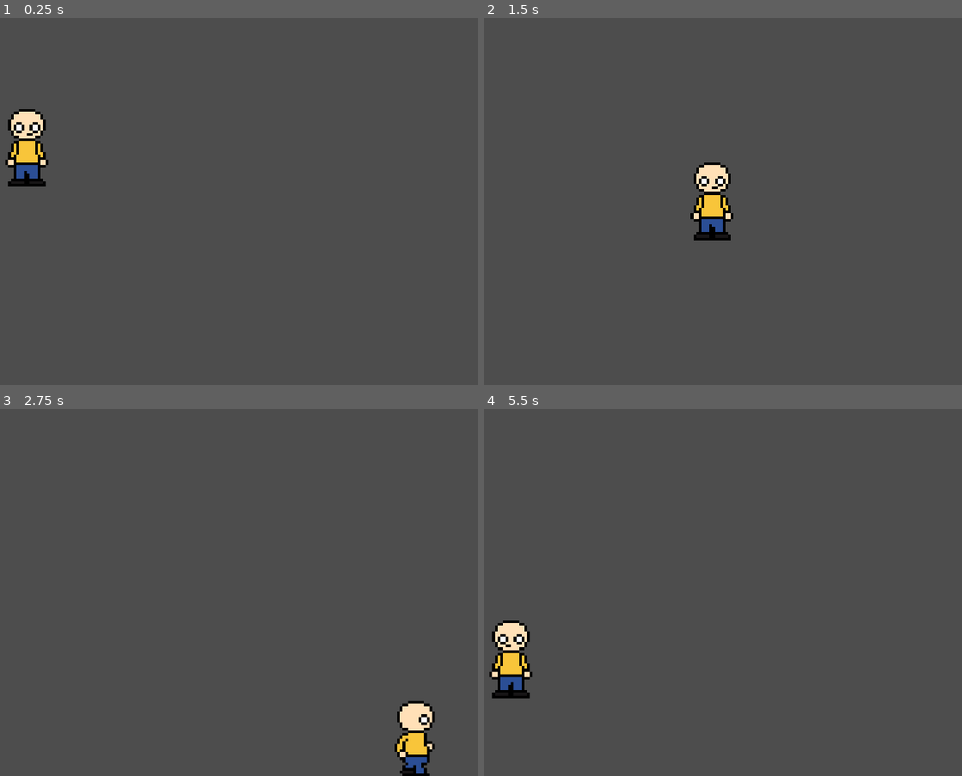
Above: before the commit, frames 1-4 (two rows, left to right).
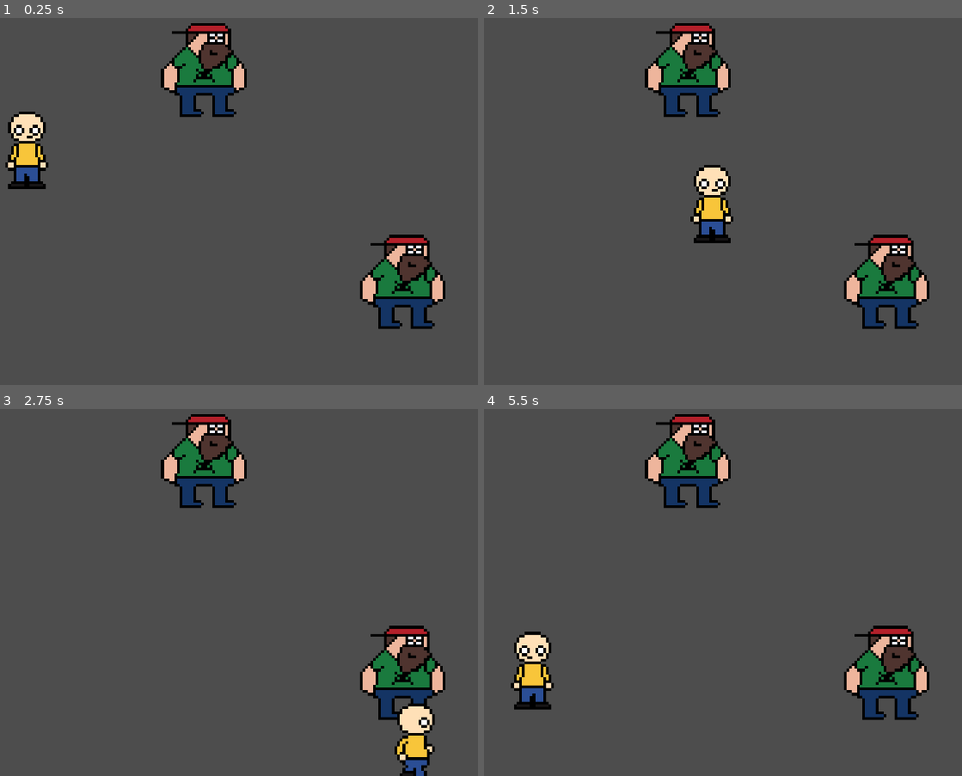
Above: after the commit, the same moments.

Repository: memoloop/ld58
Game: Godot game, scene res://scenes/game/game.tscn
Same seed, same stepped clock (60 frames per second), same inputs: the game is played once before the commit and once after it.
Inputs:
- Up to frame 1 (0.25 s): no input
- Up to frame 2 (1.5 s): tap Enter at 0.5 s; hold D (walk_right) 0.53-1.28 s; hold S (walk_down) from 1.28 s (still down)
- Up to frame 3 (2.75 s): release S (walk_down) at 2.03 s; hold D (walk_right) from 2.03 s (still down)
- Up to frame 4 (5.5 s): release D (walk_right) at 2.78 s; hold W (walk_up) 2.78-3.53 s; hold A (walk_left) 3.53-5.03 s; hold S (walk_down) from 5.03 s (still down)

The runs differ from the first frame. In frame 1, 6.9% of the frame differs, in the area x 1-94%, y 1-85%; in frame 2, 6.9%; in frame 3, 6.6%; in frame 4, 8.6%.

Commit message:
Added collector and fix player direction

Diff:
--- /dev/null
+++ b/scenes/characters/collector/collector.gd
@@ -0,0 +1,29 @@
+extends CharacterBody2D
+class_name Collector
+
+var is_enlisted: bool = false
+var direction: Vector2 = Vector2.ZERO
+var speed: float = 80.0
+var player_position: Vector2 = Vector2.ZERO
+
+@onready var animated_sprite: AnimatedSprite2D = $AnimatedSprite2D
+
+func _physics_process(_delta):
+    if is_enlisted:
+        process_when_enlisted()
+    else:
+        direction = Vector2.ZERO
+
+    # Animation
+    animated_sprite.flip_h = direction.x < 0
+    if direction.x != 0: animated_sprite.play("walk")
+    else: animated_sprite.play("idle")
+
+func process_when_enlisted():
+    # Follow the player by his direction
+    direction = (player_position - position).normalized()
+
+    # Apply velocity
+    velocity.x = direction.x * speed
+    velocity.y = direction.y * speed
+    move_and_slide()
--- /dev/null
+++ b/scenes/characters/collector/collector.tscn
@@ -0,0 +1,68 @@
+[gd_scene load_steps=10 format=3 uid="uid://cimd17tjghgl0"]
+
+[ext_resource type="Script" uid="uid://ba7fletl7c8b1" path="res://scenes/characters/collector/collector.gd" id="1_6gguv"]
+[ext_resource type="Texture2D" uid="uid://bdrubj6b6avma" path="res://assets/imgs/collector1.png" id="1_m6o3a"]
+
+[sub_resource type="AtlasTexture" id="AtlasTexture_6gguv"]
+atlas = ExtResource("1_m6o3a")
+region = Rect2(0, 0, 48, 48)
+
+[sub_resource type="AtlasTexture" id="AtlasTexture_13dae"]
+atlas = ExtResource("1_m6o3a")
+region = Rect2(0, 0, 48, 48)
+
+[sub_resource type="AtlasTexture" id="AtlasTexture_bpxub"]
+atlas = ExtResource("1_m6o3a")
+region = Rect2(48, 0, 48, 48)
+
+[sub_resource type="AtlasTexture" id="AtlasTexture_mpf07"]
+atlas = ExtResource("1_m6o3a")
+region = Rect2(96, 0, 48, 48)
+
+[sub_resource type="AtlasTexture" id="AtlasTexture_0n0d2"]
+atlas = ExtResource("1_m6o3a")
+region = Rect2(144, 0, 48, 48)
+
+[sub_resource type="SpriteFrames" id="SpriteFrames_qij2n"]
+animations = [{
+"frames": [{
+"duration": 1.0,
+"texture": SubResource("AtlasTexture_6gguv")
+}],
+"loop": true,
+"name": &"idle",
+"speed": 5.0
+}, {
+"frames": [{
+"duration": 1.0,
+"texture": SubResource("AtlasTexture_13dae")
+}, {
+"duration": 1.0,
+"texture": SubResource("AtlasTexture_bpxub")
+}, {
+"duration": 1.0,
+"texture": SubResource("AtlasTexture_mpf07")
+}, {
+"duration": 1.0,
+"texture": SubResource("AtlasTexture_0n0d2")
+}],
+"loop": true,
+"name": &"walk",
+"speed": 5.0
+}]
+
+[sub_resource type="CircleShape2D" id="CircleShape2D_m6o3a"]
+
+[node name="Collector" type="CharacterBody2D"]
+motion_mode = 1
+script = ExtResource("1_6gguv")
+
+[node name="AnimatedSprite2D" type="AnimatedSprite2D" parent="."]
+position = Vector2(1, -23)
+sprite_frames = SubResource("SpriteFrames_qij2n")
+animation = &"idle"
+autoplay = "idle"
+
+[node name="CollisionShape2D" type="CollisionShape2D" parent="."]
+position = Vector2(0, -10)
+shape = SubResource("CircleShape2D_m6o3a")
--- a/scenes/characters/player/player.gd
+++ b/scenes/characters/player/player.gd
@@ -3,30 +3,69 @@
 var speed: float = 100.0
 var direction: Vector2 = Vector2.ZERO
 var last_direction: String = "down"
+var animation_direction: String = "down"
+var animation_name: String = "idle"
+var collector_list: Array[Collector] = []
 
 @onready var animated_sprite: AnimatedSprite2D = $AnimatedSprite2D
+@onready var ray_cast: RayCast2D = $RayCast2D
 
 func _physics_process(_delta):
-    # Movement
-    direction.x = Input.get_axis("walk_left", "walk_right")
-    direction.y = Input.get_axis("walk_up", "walk_down")
+	# Movement
+	direction.x = Input.get_axis("walk_left", "walk_right")
+	direction.y = Input.get_axis("walk_up", "walk_down")
 
-    # Apply velocity
-    velocity.x = direction.x * speed
-    velocity.y = direction.y * speed
-    move_and_slide()
+	# Apply velocity
+	velocity.x = direction.x * speed
+	velocity.y = direction.y * speed
+	move_and_slide()
 
-    # Animation
-    if direction != Vector2.ZERO:
-        animated_sprite.play("walk_" + get_direction_as_string())
-    else:
-        animated_sprite.play("idle_" + get_direction_as_string())
+	get_direction_as_string()
+	set_raycast_direction()
+	get_raycast_collision()
+	give_position_to_collectors()
 
-func get_direction_as_string() -> String:
-    if direction.x != 0:
-        last_direction = "side"
-        if direction.x > 0: animated_sprite.flip_h = false
-        if direction.x < 0: animated_sprite.flip_h = true
-    elif direction.y > 0: last_direction = "down"
-    elif direction.y < 0: last_direction = "up"
-    return last_direction
+	# Animation
+	match last_direction:
+			"right":
+				animation_direction = "side"
+				animated_sprite.flip_h = false
+			"left":
+				animation_direction = "side"
+				animated_sprite.flip_h = true
+			"down": animation_direction = "down"
+			"up": animation_direction = "up"
+	if direction != Vector2.ZERO: animation_name = "walk"
+	else: animation_name = "idle"
+	animated_sprite.play(animation_name + "_" + animation_direction)
+
+func get_direction_as_string():
+	if direction.x > 0: last_direction = "right"
+	elif direction.x < 0: last_direction = "left"
+	elif direction.y > 0: last_direction = "down"
+	elif direction.y < 0: last_direction = "up"
+
+func set_raycast_direction():
+	match last_direction:
+		"down":
+			ray_cast.target_position = Vector2(0, 10)
+		"up":
+			ray_cast.target_position = Vector2(0, -10)
+		"left":
+			ray_cast.target_position = Vector2(-10, 0)
+		"right":
+			ray_cast.target_position = Vector2(10, 0)
+
+func get_raycast_collision():
+	if ray_cast.is_colliding():
+		var collider = ray_cast.get_collider()
+		if collider is Collector:
+			collider.is_enlisted = true
+			collider.collision_layer = 2
+			collider.collision_mask = 2
+			collider.z_index = -1
+			collector_list.append(collider)
+
+func give_position_to_collectors():
+	for collector in collector_list:
+		collector.player_position = global_position
--- a/scenes/characters/player/player.tscn
+++ b/scenes/characters/player/player.tscn
@@ -149,11 +149,15 @@
 script = ExtResource("1_t61fv")
 
 [node name="AnimatedSprite2D" type="AnimatedSprite2D" parent="."]
-position = Vector2(0, -16)
+position = Vector2(0, -15)
 sprite_frames = SubResource("SpriteFrames_4kqyw")
-animation = &"idle_down"
+animation = &"idle_side"
 autoplay = "idle_down"
 
 [node name="CollisionShape2D" type="CollisionShape2D" parent="."]
-position = Vector2(0, -8)
+position = Vector2(0, -7)
 shape = SubResource("CircleShape2D_7uws0")
+
+[node name="RayCast2D" type="RayCast2D" parent="."]
+position = Vector2(0, -7)
+target_position = Vector2(0, 10)
--- a/scenes/game/game.tscn
+++ b/scenes/game/game.tscn
@@ -1,8 +1,18 @@
-[gd_scene load_steps=2 format=3 uid="uid://eq6huhdqjsps"]
+[gd_scene load_steps=3 format=3 uid="uid://eq6huhdqjsps"]
 
 [ext_resource type="PackedScene" uid="uid://4wwlc7kam4xp" path="res://scenes/characters/player/player.tscn" id="1_sul5r"]
+[ext_resource type="PackedScene" uid="uid://cimd17tjghgl0" path="res://scenes/characters/collector/collector.tscn" id="2_7h61r"]
 
 [node name="Game" type="Node"]
 
-[node name="Player" parent="." instance=ExtResource("1_sul5r")]
+[node name="YSort" type="Node2D" parent="."]
+y_sort_enabled = true
+
+[node name="Player" parent="YSort" instance=ExtResource("1_sul5r")]
 position = Vector2(61, 71)
+
+[node name="Collector" parent="YSort" instance=ExtResource("2_7h61r")]
+position = Vector2(128, 44)
+
+[node name="Collector2" parent="YSort" instance=ExtResource("2_7h61r")]
+position = Vector2(202, 123)
Binary file added: assets/imgs/collector1.ase
Binary file added: assets/imgs/collector1.png
Not shown, added: assets/imgs/collector1.png.import
Binary file added: assets/imgs/shelf.ase
Binary file added: assets/imgs/shelf.png
Not shown, added: assets/imgs/shelf.png.import
Not shown, added: scenes/characters/collector/collector.gd.uid
